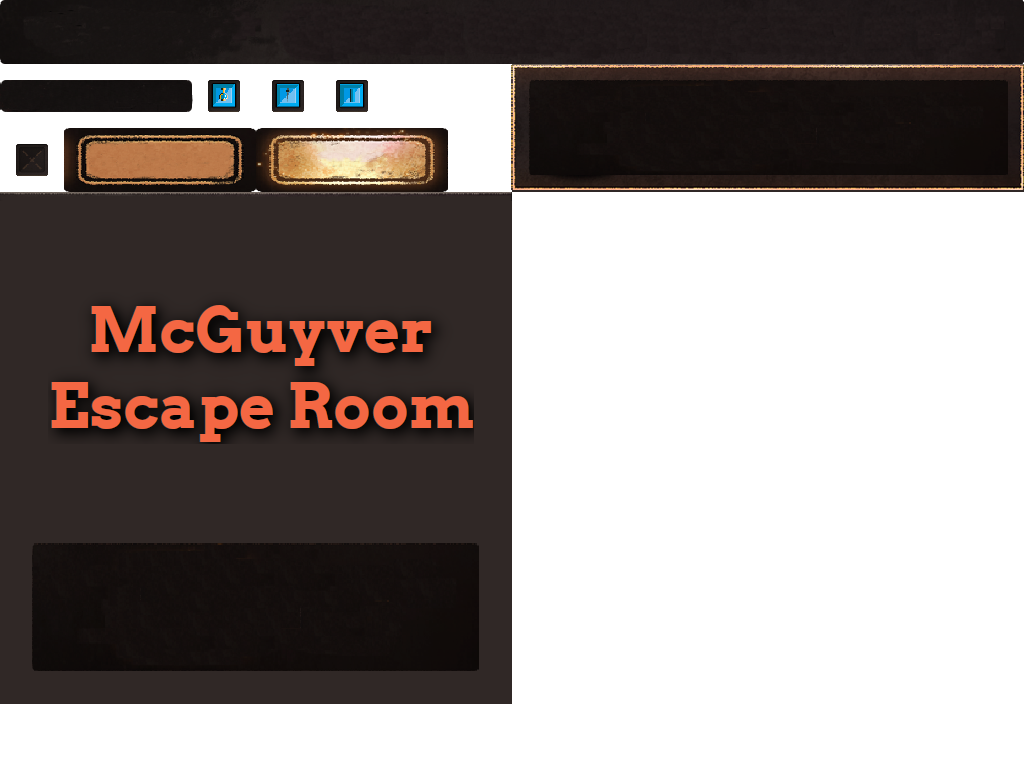
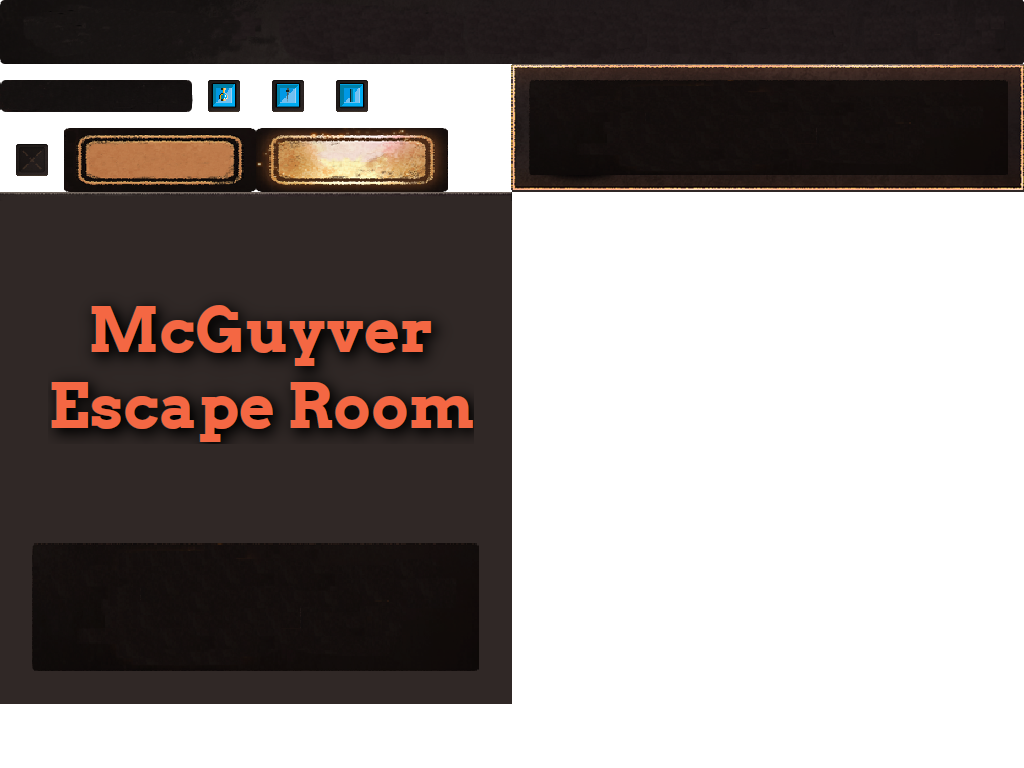
Layered file, before and after one edit (1024×768). Changes by layer:
painted on "Calque flottant #1" over [64, 131, 83, 192]
